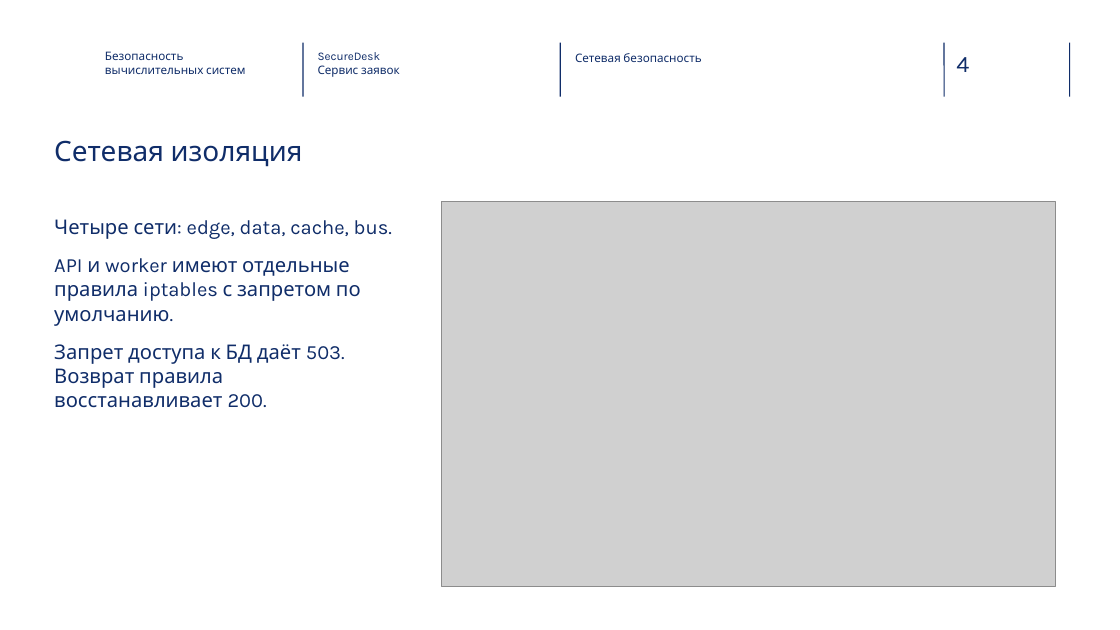
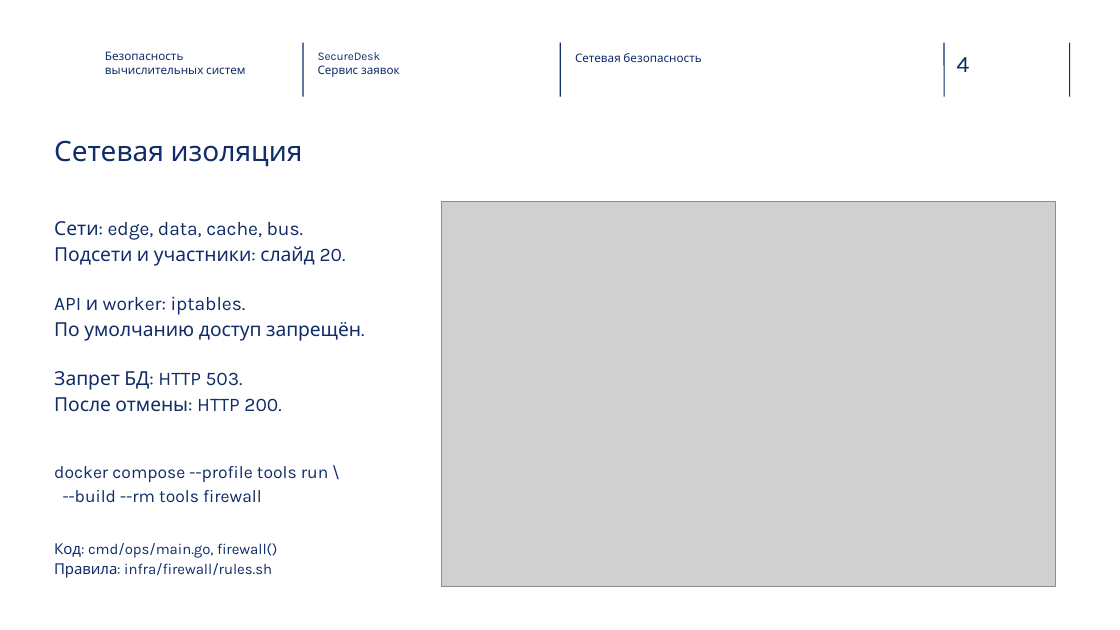
Before and after one commit to alalzhukof/vk-task, a slide deck: slide 4 of SecureDesk-HSE-v2.pptx. Drawn at 1120x630 pixels with LibreOffice and Linux fonts; fonts in the diff are those of the drawing; grey boxes stand for pictures; background and template pictures are left out. Boxes give left, top, right and bottom in pixels: in the first picture for what was removed or moved away, otherwise in the second. Text is boxed around its words. In the diff, an @@ line names an element or a change of style, - is before the commit and + after.

```diff
--- a/SecureDesk-HSE-v2.pptx
+++ b/SecureDesk-HSE-v2.pptx
@@ text at (54, 221, 361, 412): text changed; size 17.2 to 16.5 pt @@
-Четыре сети: edge, data, cache, bus.
-API и worker имеют отдельные правила iptables с запретом по умолчанию.
-Запрет доступа к БД даёт 503. Возврат правила восстанавливает 200.
+Сети: edge, data, cache, bus.
+Подсети и участники: слайд 20.
+API и worker: iptables.
+По умолчанию доступ запрещён.
+Запрет БД: HTTP 503.
+После отмены: HTTP 200.
@@ text added at (54, 466, 328, 503), 15 pt, text #102D69 @@
+docker compose --profile tools run \
+--build --rm tools firewall
@@ text added at (54, 543, 277, 578), 12.8 pt, text #102D69 @@
+Код: cmd/ops/main.go, firewall()
+Правила: infra/firewall/rules.sh
```
Also in this commit, not shown: 9 other slides changed, 2 slides added.
